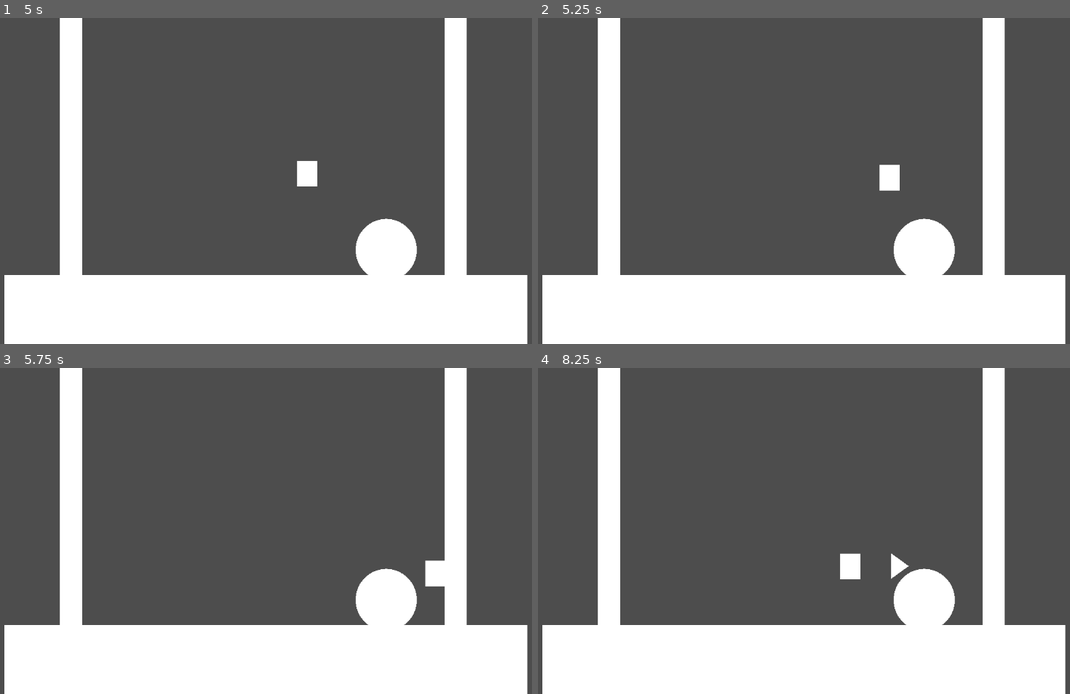
Above: before the commit, frames 1-4 (two rows, left to right).
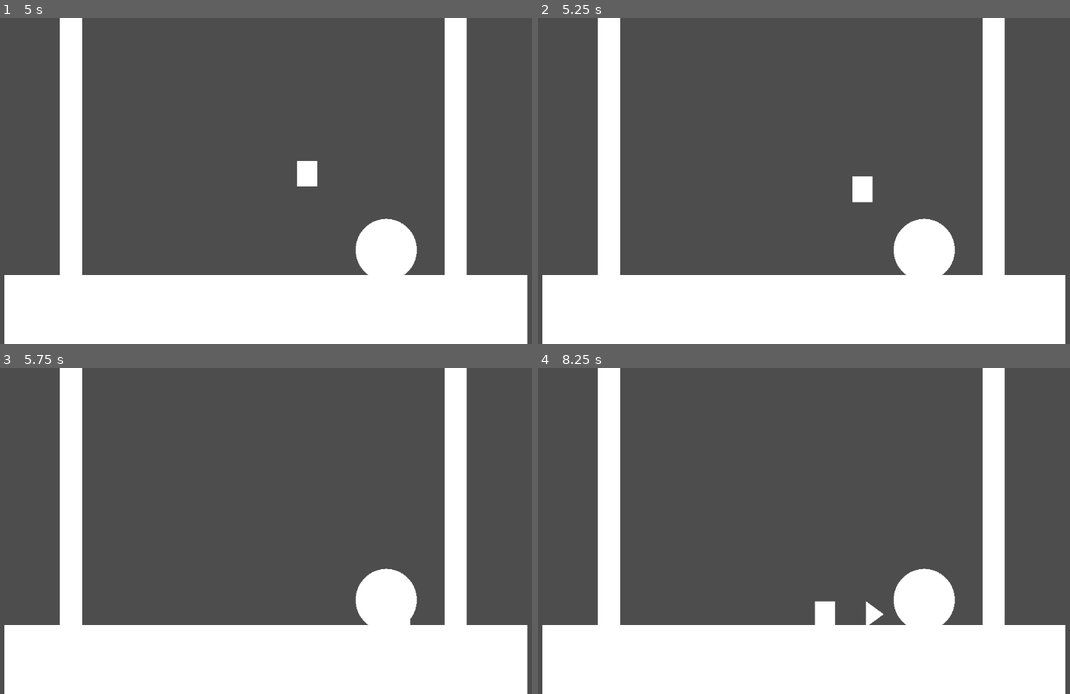
Above: after the commit, the same moments.

Repository: 50cProductions/RobotGamez
Game: Godot game, scene res://Levels/Test.tscn
The game is run twice, just before and just after one commit, with the same random seed, the same clock (stepped at 60 frames per second) and the same inputs.
Inputs (mouse positions are in pixels of both pictures, inside the frame that each line leads up to):
- Up to frame 1 (5 s): tap Enter (ui_accept) at 0.5, 0.77, 1.52, 2, 3.02, 3.77, 4.52 s; move the mouse to (393, 164) at 0.52 s; hold D (right) 0.53-2.03 s; tap Shift (dash) at 0.6, 1.55, 2.1, 2.85, 3.8, 4.35 s; move the mouse to (148, 197) at 1.27 s; click (148, 197) at 1.35 s; move the mouse to (324, 109) at 2.02 s; hold A (left) 2.03-2.78 s; move the mouse to (234, 246) at 2.77 s; hold D (right) 2.78-4.28 s; move the mouse to (436, 229) at 3.52 s; click (436, 229) at 3.6 s; move the mouse to (90, 132) at 4.27 s; hold A (left) from 4.28 s (still down)
- Up to frame 2 (5.25 s): move the mouse to (830, 181) at 5.02 s; release A (left) at 5.03 s; hold D (right) from 5.03 s (still down); tap Shift (dash) at 5.1 s
- Up to frame 3 (5.75 s): keep holding D (right)
- Up to frame 4 (8.25 s): move the mouse to (713, 449) at 5.77 s; release D (right) at 5.78 s; hold A (left) 5.78-7.28 s; click (713, 449) at 5.85 s; tap Enter (ui_accept) at 6.02, 6.77, 7.52 s; tap Shift (dash) at 6.05, 6.6, 7.35 s; move the mouse to (931, 514) at 6.52 s; move the mouse to (686, 547) at 7.27 s; hold D (right) from 7.28 s (still down); move the mouse to (862, 459) at 8.02 s; click (862, 459) at 8.1 s

Frame 1 is identical in both runs. In frame 2, 0.6% of the frame differs, in the area x 59-68%, y 44-57%; in frame 3, 0.3%; in frame 4, 0.9%, in the area x 51-70%, y 56-79%.

Commit message:
Dash Movement Fixed
Can no longer Infinitely dash

Diff:
--- a/robot-game/Player/Player.gd
+++ b/robot-game/Player/Player.gd
@@ -29,6 +29,7 @@
 const DASH_DURATION: float = 0.15
 const DASH_COOLDOWN: float = 0.4
 
+var can_dash: bool = true
 var dash_timer: float = 0.0
 var dash_cooldown_timer: float = 0.0
 var dash_direction: Vector2 = Vector2.ZERO
@@ -44,9 +45,12 @@
 	# Dash timers
 	dash_timer = max(dash_timer - delta, 0.0)
 	dash_cooldown_timer = max(dash_cooldown_timer - delta, 0.0)
+	if dash_timer <= 0.0 and is_on_floor() or is_on_wall():
+		can_dash = true
 
 	# Start dash
-	if Input.is_action_just_pressed("dash") and dash_cooldown_timer == 0.0:
+	if Input.is_action_just_pressed("dash") and can_dash:
+		can_dash = false
 		dash_timer = DASH_DURATION
 		dash_cooldown_timer = DASH_COOLDOWN
 
--- a/robot-game/project.godot
+++ b/robot-game/project.godot
@@ -45,6 +45,7 @@
 dash={
 "deadzone": 0.2,
 "events": [Object(InputEventKey,"resource_local_to_scene":false,"resource_name":"","device":-1,"window_id":0,"alt_press …(195 unchanged characters)…
+, Object(InputEventMouseButton,"resource_local_to_scene":false,"resource_name":"","device":-1,"window_id":0,"alt_pressed":false,"shift_pressed":false,"ctrl_pressed":false,"meta_pressed":false,"button_mask":0,"position":Vector2(0, 0),"global_position":Vector2(0, 0),"factor":1.0,"button_index":2,"canceled":false,"pressed":false,"double_click":false,"script":null)
 ]
 }
 
